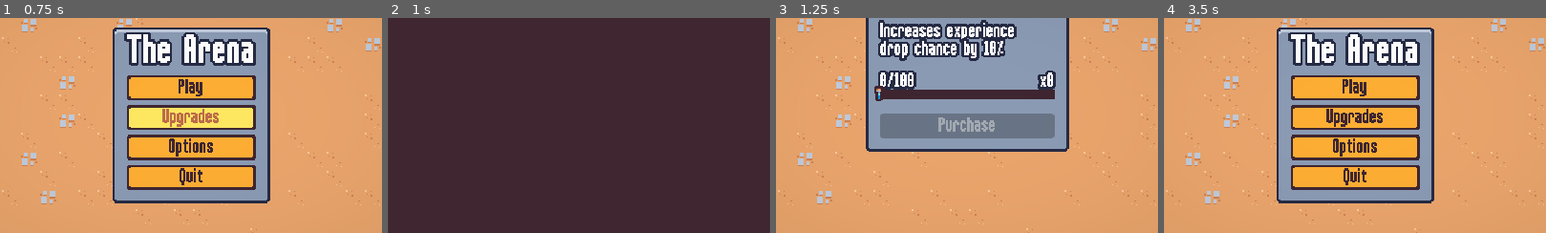
Above: before the commit, frames 1-4 (left to right).
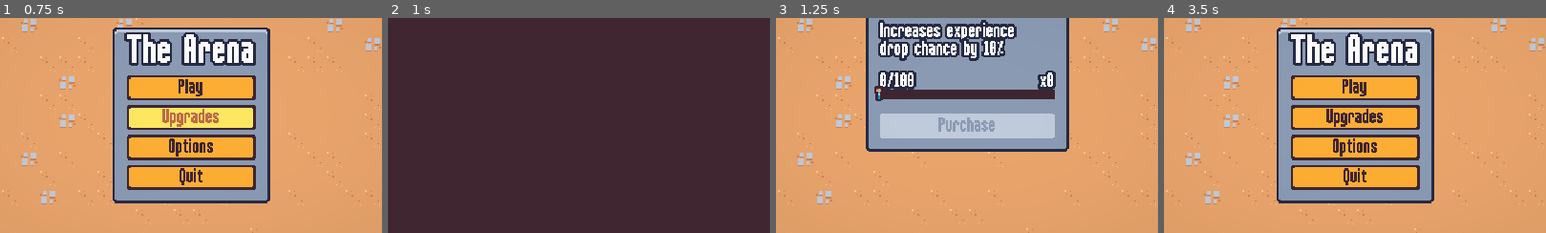
Above: after the commit, the same moments.

Repository: nadeemkhedr/survivor-game-godot
Game: Godot game, scene res://scenes/ui/main_menu.tscn
Same seed, same stepped clock (60 frames per second), same inputs: the game is played once before the commit and once after it.
Inputs (mouse positions are % of the whole screen's width and height, from its top left):
- Up to frame 1 (0.75 s): click "Upgrades" at 0.5 s
- Up to frame 2 (1 s): no input
- Up to frame 3 (1.25 s): no input
- Up to frame 4 (3.5 s): move the mouse to (72, 45) at 1.27 s; press the mouse at (72, 45) at 1.28 s; hold D (move_right) 1.28-2.03 s; tap Enter at 2 s; move the mouse to (30, 55) at 2.02 s; release the mouse at (30, 55) at 2.03 s; hold S (move_down) 2.03-2.75 s; click (30, 55) at 2.1 s; click "Back" at 2.75 s
The pictures show only the part of the screen within x 25-75%, y 27-77%; the shares and areas given below are measured in that part.

Frames 1-2 are identical in both runs. In frame 3, 5.3% of the frame differs, in the area x 27-73%, y 44-56%; in frame 4, nothing differs.

Commit message:
✨ feat: add scroll bar container for the meta upgrades

Diff:
--- a/resources/theme/theme.tres
+++ b/resources/theme/theme.tres
@@ -14,6 +14,14 @@
 texture_margin_right = 1.0
 texture_margin_bottom = 1.0
 region_rect = Rect2(18, 2, 12, 13)
+
+[sub_resource type="StyleBoxTexture" id="StyleBoxTexture_1w0rq"]
+texture = ExtResource("1_gk8uo")
+texture_margin_left = 1.0
+texture_margin_top = 1.0
+texture_margin_right = 1.0
+texture_margin_bottom = 1.0
+region_rect = Rect2(18, 2, 12, 12)
 
 [sub_resource type="StyleBoxEmpty" id="StyleBoxEmpty_nw0th"]
 
@@ -93,6 +101,37 @@
 corner_radius_bottom_left = 6
 corner_detail = 6
 
+[sub_resource type="StyleBoxFlat" id="StyleBoxFlat_5dxl6"]
+bg_color = Color(0.996078, 0.682353, 0.203922, 1)
+border_width_left = 2
+border_width_top = 2
+border_width_right = 2
+border_width_bottom = 2
+border_color = Color(0.8, 0.8, 0.8, 0)
+
+[sub_resource type="StyleBoxFlat" id="StyleBoxFlat_dwu42"]
+bg_color = Color(0.996078, 0.682353, 0.203922, 1)
+border_width_left = 2
+border_width_top = 2
+border_width_right = 2
+border_width_bottom = 2
+border_color = Color(0.8, 0.8, 0.8, 0)
+
+[sub_resource type="StyleBoxFlat" id="StyleBoxFlat_xbvaf"]
+bg_color = Color(0.996078, 0.682353, 0.203922, 1)
+border_width_left = 2
+border_width_top = 2
+border_width_right = 2
+border_width_bottom = 2
+border_color = Color(0.8, 0.8, 0.8, 0)
+
+[sub_resource type="StyleBoxFlat" id="StyleBoxFlat_behdr"]
+content_margin_left = 4.0
+content_margin_top = 0.0
+content_margin_right = 4.0
+content_margin_bottom = 0.0
+bg_color = Color(0.247059, 0.14902, 0.192157, 1)
+
 [resource]
 default_font = ExtResource("1_0jmct")
 default_font_size = 16
@@ -105,9 +144,11 @@
 BlueOutlineLabel/constants/shadow_offset_x = 0
 BlueOutlineLabel/constants/shadow_offset_y = 0
 Button/colors/font_color = Color(0.247059, 0.14902, 0.192157, 1)
+Button/colors/font_disabled_color = Color(0.545098, 0.607843, 0.705882, 1)
 Button/colors/font_focus_color = Color(0.247059, 0.14902, 0.192157, 1)
 Button/colors/font_hover_color = Color(0.741176, 0.423529, 0.290196, 1)
 Button/colors/font_pressed_color = Color(0.247059, 0.14902, 0.192157, 1)
+Button/styles/disabled = SubResource("StyleBoxTexture_1w0rq")
 Button/styles/focus = SubResource("StyleBoxEmpty_nw0th")
 Button/styles/hover = SubResource("StyleBoxTexture_gyhd3")
 Button/styles/normal = SubResource("StyleBoxTexture_spkpp")
@@ -125,3 +166,7 @@
 ProgressBar/constants/outline_size = 0
 ProgressBar/styles/background = SubResource("StyleBoxFlat_iyep5")
 ProgressBar/styles/fill = SubResource("StyleBoxFlat_kav4q")
+VScrollBar/styles/grabber = SubResource("StyleBoxFlat_5dxl6")
+VScrollBar/styles/grabber_highlight = SubResource("StyleBoxFlat_dwu42")
+VScrollBar/styles/grabber_pressed = SubResource("StyleBoxFlat_xbvaf")
+VScrollBar/styles/scroll = SubResource("StyleBoxFlat_behdr")
--- a/scenes/ui/meta_menu.tscn
+++ b/scenes/ui/meta_menu.tscn
@@ -16,29 +16,52 @@
 format = 2
 layer_0/tile_data = PackedInt32Array(262144, 65537, 4, 262145, 65537, 4, 262146, 1, 4, 262147, 65537, 4, 262148, 393217 …(147425 unchanged characters)…
 
-[node name="MarginContainer" type="MarginContainer" parent="."]
+[node name="ScrollContainer" type="ScrollContainer" parent="."]
 anchors_preset = 15
 anchor_right = 1.0
 anchor_bottom = 1.0
 grow_horizontal = 2
 grow_vertical = 2
+
+[node name="MarginContainer" type="MarginContainer" parent="ScrollContainer"]
+layout_mode = 2
+size_flags_horizontal = 3
 theme_override_constants/margin_left = 24
 theme_override_constants/margin_top = 16
 theme_override_constants/margin_right = 24
 theme_override_constants/margin_bottom = 16
 
-[node name="GridContainer" type="GridContainer" parent="MarginContainer"]
+[node name="GridContainer" type="GridContainer" parent="ScrollContainer/MarginContainer"]
 unique_name_in_owner = true
 layout_mode = 2
-size_flags_horizontal = 4
+size_flags_horizontal = 6
 theme_override_constants/h_separation = 16
+theme_override_constants/v_separation = 16
 columns = 2
 
-[node name="MetaUpgradeCard" parent="MarginContainer/GridContainer" instance=ExtResource("4_3jmqd")]
+[node name="MetaUpgradeCard" parent="ScrollContainer/MarginContainer/GridContainer" instance=ExtResource("4_3jmqd")]
 layout_mode = 2
 
-[node name="MetaUpgradeCard2" parent="MarginContainer/GridContainer" instance=ExtResource("4_3jmqd")]
+[node name="MetaUpgradeCard2" parent="ScrollContainer/MarginContainer/GridContainer" instance=ExtResource("4_3jmqd")]
 layout_mode = 2
+
+[node name="MetaUpgradeCard3" parent="ScrollContainer/MarginContainer/GridContainer" instance=ExtResource("4_3jmqd")]
+layout_mode = 2
+
+[node name="MetaUpgradeCard4" parent="ScrollContainer/MarginContainer/GridContainer" instance=ExtResource("4_3jmqd")]
+layout_mode = 2
+
+[node name="MetaUpgradeCard5" parent="ScrollContainer/MarginContainer/GridContainer" instance=ExtResource("4_3jmqd")]
+layout_mode = 2
+
+[node name="MarginContainer" type="MarginContainer" parent="."]
+offset_right = 98.0
+offset_bottom = 53.0
+size_flags_horizontal = 3
+theme_override_constants/margin_left = 24
+theme_override_constants/margin_top = 16
+theme_override_constants/margin_right = 24
+theme_override_constants/margin_bottom = 16
 
 [node name="BackButton" type="Button" parent="MarginContainer"]
 unique_name_in_owner = true
Not shown: 1 places in resources/theme/theme.tres that only renumber resources
